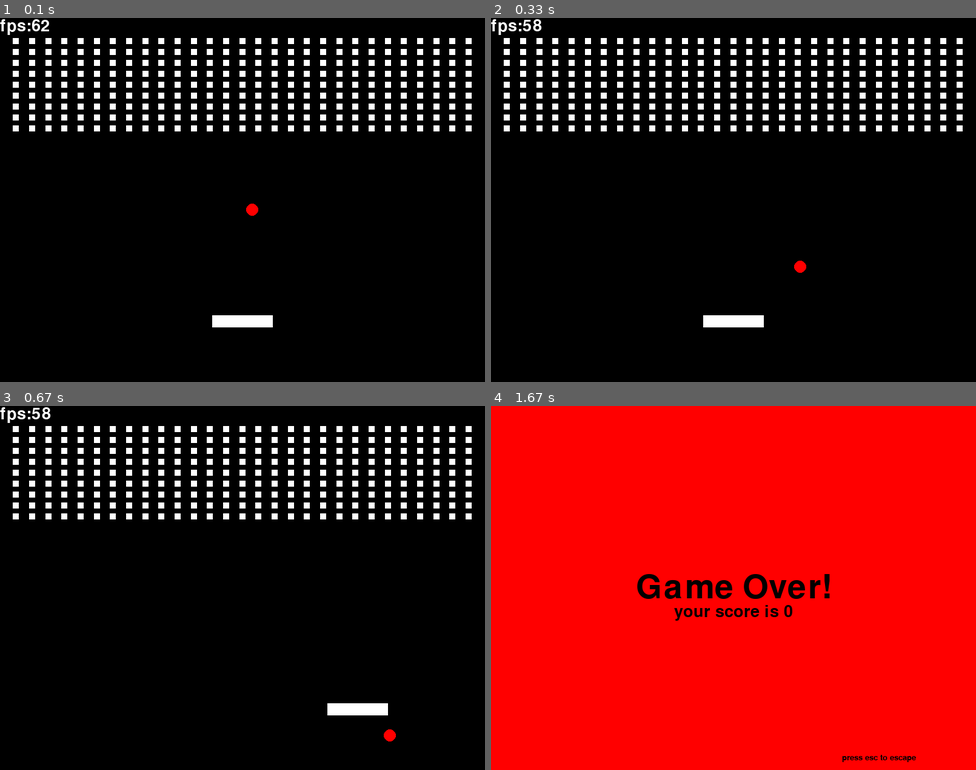
Above: before the commit, frames 1-4 (two rows, left to right).
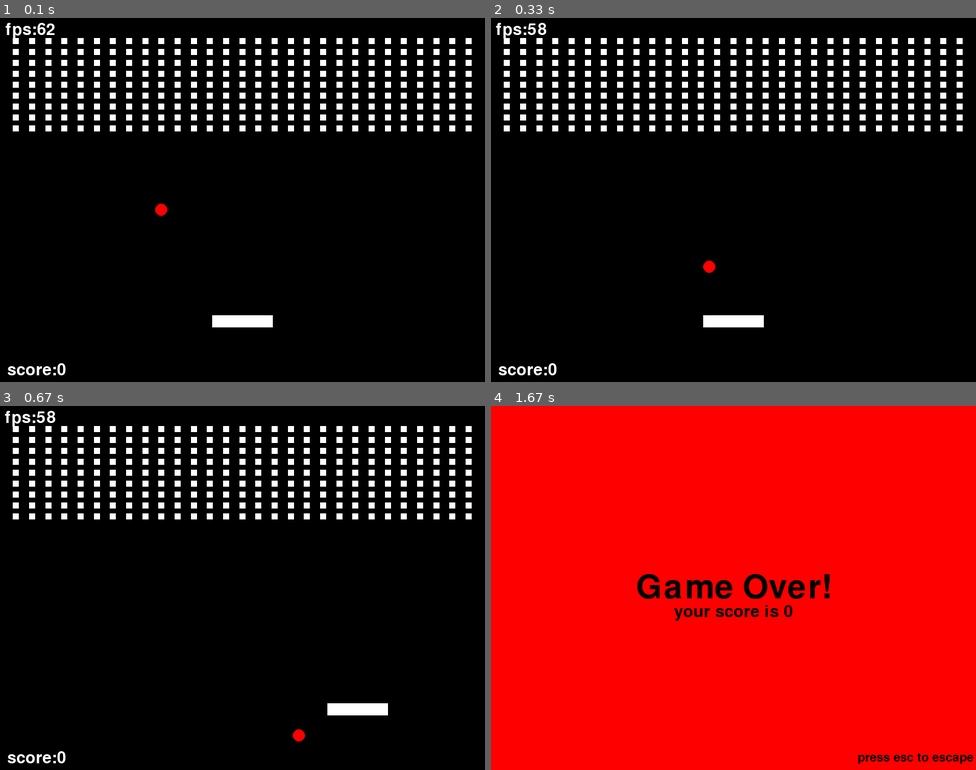
Above: after the commit, the same moments.

Repository: ZhangJC2025/pygame_breakout
Game: pygame game, started from my_pygame.py
The game is run twice, just before and just after one commit, with the same random seed, the same clock (stepped at 60 frames per second) and the same inputs.
Inputs:
- Up to frame 1 (0.1 s): no input
- Up to frame 2 (0.33 s): no input
- Up to frame 3 (0.67 s): hold D from 0.33 s (still down)
- Up to frame 4 (1.67 s): release D at 0.8 s

The runs differ from the first frame. In frame 1, 0.6% of the frame differs, in the area x 0-54%, y 0-99%; in frame 2, 0.6%, in the area x 0-65%, y 0-99%; in frame 3, 0.6%; in frame 4, 0.3%.

Commit message:
add timer and score

Diff:
--- a/my_pygame.py
+++ b/my_pygame.py
@@ -1,5 +1,6 @@
 import pygame as pg
 import sys
+import time
 
 # colors
 black = 0, 0, 0
@@ -129,6 +130,8 @@
     def destory(self, ball):
         if ball in self.block_array:
             self.block_array.remove(ball)
+            global SCORE
+            SCORE += 1
 
 
 def input_handler(eneity, dt):
@@ -145,15 +148,16 @@
             DEBUG_MODE = True
 
 
-def fps_render(surface, dt):
+def ui_render(surface, dt):
+    # fps render
     if dt:
         fps = int(1 / dt)
     else:
         fps = 0
-
-    font = pg.font.Font(None, 40)
-    text = font.render(f"fps:{fps}", True, white)
-    surface.blit(text, (0, 0))
+    font_render(surface, 40, f"fps:{fps}", white, (50, 20))
+
+    # score render
+    font_render(surface, 40, f"score:{SCORE}", white, (60, surface.get_height() - 20))
 
 
 def font_render(surface, size, text, color, position):
@@ -169,10 +173,10 @@
 
     font_render(
         surface,
-        20,
+        30,
         "press esc to escape",
         black,
-        (surface.get_width() - 160, surface.get_height() - 20),
+        (surface.get_width() - 100, surface.get_height() - 20),
     )  # esc tips
     font_render(
         surface,
@@ -197,10 +201,10 @@
 
     screen = pg.display.set_mode((WIDTH, HEIGTH))
     pg.display.set_caption("Breakout")
-
+    start = time.time()
     # entitys
     paddle = Paddle(screen.get_width() / 2, screen.get_height() - 100, 100, 20)
-    ball = Ball(screen.get_width() / 2, screen.get_height() / 2)
+    ball = Ball(screen.get_width() / 2 - 150, screen.get_height() / 2)
     block_generator = Block_generator((0, WIDTH), (20, 200), 10, 30)
 
     clock = pg.time.Clock()
@@ -208,6 +212,10 @@
 
     running = True
     while running:
+        if GAME_STATUS:
+            playing_time = time.time() - start
+            pg.display.set_caption(f"play Breakout {playing_time:.2f}s")
+
         for e in pg.event.get():
             if e.type == pg.QUIT or e.type == pg.KEYDOWN and e.key == pg.K_ESCAPE:
                 running = False
@@ -216,7 +224,7 @@
 
         input_handler(paddle, dt)
 
-        fps_render(screen, dt)
+        ui_render(screen, dt)
 
         ball.move(dt)
 
